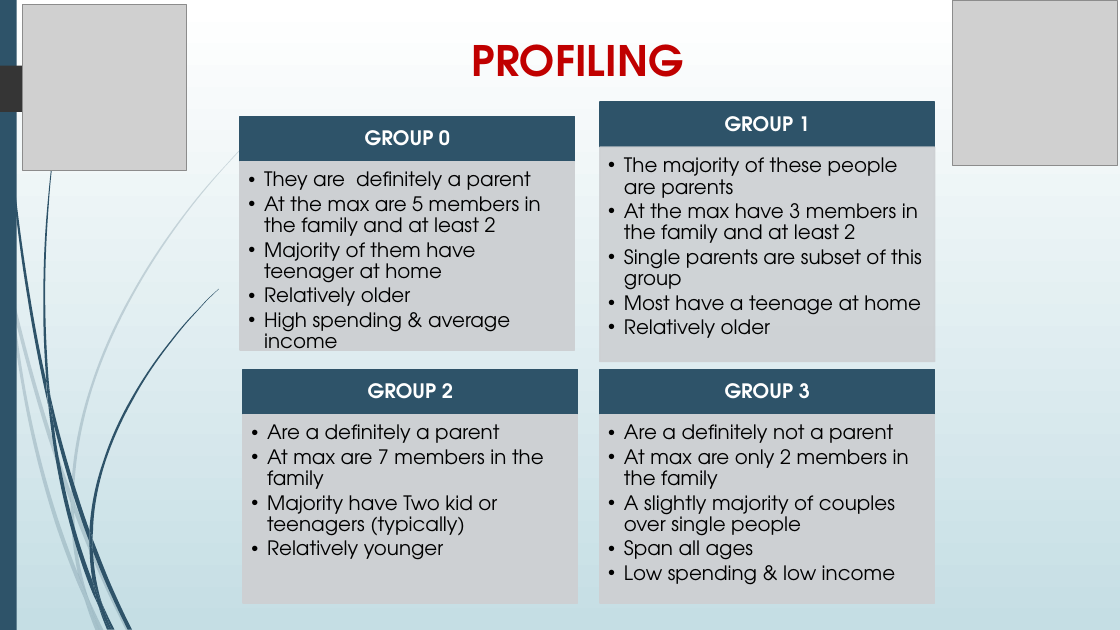
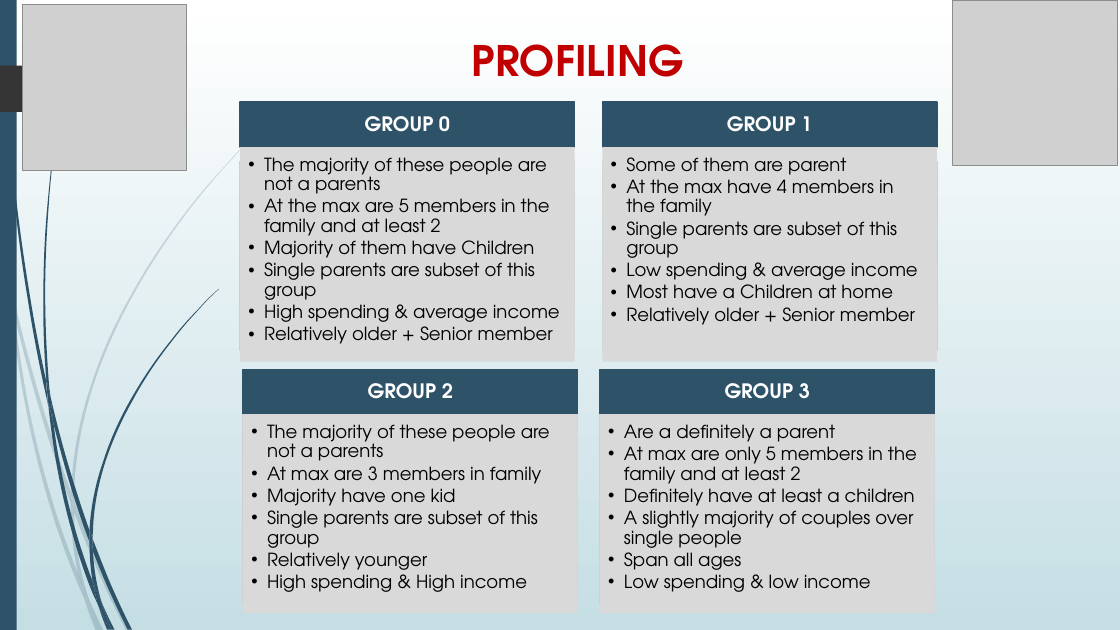
Before and after one commit to tukulkumar/Capstone-Project, a slide deck: slide 14 of Capstone Project.pptx. Drawn at 1120x630 pixels with LibreOffice and Linux fonts; fonts in the diff are those of the drawing; grey boxes stand for pictures. Boxes give left, top, right and bottom in pixels: in the first picture for what was removed or moved away, otherwise in the second. Text is boxed around its words. In the diff, an @@ line names an element or a change of style, - is before the commit and + after.

```diff
--- a/Capstone Project.pptx
+++ b/Capstone Project.pptx
@@ text "GROUP 0": place and size @@
-text "GROUP 0" at bbox=[365, 130, 450, 146]
+text "GROUP 0" at bbox=[365, 116, 450, 132]
@@ rectangle: place and size @@
-rectangle at bbox=[240, 117, 575, 162]
+rectangle at bbox=[240, 103, 575, 148]
@@ rectangle "The majority of these people ...": place and size @@
-rectangle "The majority of these people ..." at bbox=[264, 171, 541, 349]
+rectangle "The majority of these people ..." at bbox=[240, 147, 575, 361]
@@ fill none to #D9D9D9 in 4 elements at bbox=[600, 414, 934, 613], bbox=[240, 147, 575, 361], bbox=[243, 414, 577, 613], bbox=[602, 147, 937, 361] @@
@@ rectangle "Some of them are parent": place and size @@
-rectangle "Some of them are parent" at bbox=[624, 157, 922, 338]
+rectangle "Some of them are parent" at bbox=[602, 147, 937, 361]
@@ text in rectangle at bbox=[264, 157, 547, 199]: text changed; size 17 to 15.5 pt @@
-  •• They are definitely a parent
+  •• The majority of these people are not a parents
@@ rectangle: place and size @@
-rectangle at bbox=[600, 147, 934, 361]
+rectangle at bbox=[602, 161, 937, 350]
@@ text in rectangle at bbox=[626, 157, 894, 216]: text changed; size 17 to 15.5 pt @@
-  •• The majority of these people are parents
-  •• At the max have 3 members in the family and at least 2
+  •• Some of them are parent
+  •• At the max have 4 members in the family
@@ text in rectangle at bbox=[264, 198, 560, 327]: size 17 to 15.5 pt in "At the max are 5 members in ...", "High spending & average income" @@
@@ text in rectangle at bbox=[626, 221, 897, 263]: size 17 to 15.5 pt in "Single parents are subset of this group" @@
@@ text in rectangle at bbox=[264, 240, 535, 300]: text changed; size 17 to 15.5 pt @@
-  •• Majority of them have teenager at home
-  •• Relatively older
+  •• Majority of them have Children
+  •• Single parents are subset of this group
@@ text in rectangle at bbox=[626, 262, 918, 325]: text changed; size 17 to 15.5 pt @@
-  •• Most have a teenage at home
-  •• Relatively older
+  •• Low spending & average income
+  •• Most have a Children at home
+  •• Relatively older + Senior member
@@ text in rectangle at bbox=[264, 326, 553, 344]: paragraph added @@
+  •• Relatively older + Senior member
@@ rectangle "The majority of these people ...": place and size @@
-rectangle "The majority of these people ..." at bbox=[267, 424, 544, 560]
+rectangle "The majority of these people ..." at bbox=[243, 414, 577, 613]
@@ rectangle "Are a definitely a parent": place and size @@
-rectangle "Are a definitely a parent" at bbox=[624, 424, 909, 585]
+rectangle "Are a definitely a parent" at bbox=[600, 414, 934, 613]
@@ text in rectangle at bbox=[267, 424, 550, 548]: text changed; size 17 to 15.5 pt @@
-  •• Are a definitely a parent
-  •• At max are 7 members in the family
-  •• Majority have Two kid or teenagers (typically)
+  •• The majority of these people are not a parents
+  •• At max are 3 members in family
+  •• Majority have one kid
+  •• Single parents are subset of this group
@@ text in rectangle at bbox=[624, 424, 917, 506]: text changed; size 17 to 15.5 pt @@
-  •• Are a definitely not a parent
-  •• At max are only 2 members in the family
+  •• Are a definitely a parent
+  •• At max are only 5 members in the family and at least 2
+  •• Definitely have at least a children
@@ text in rectangle at bbox=[624, 510, 913, 592]: size 17 to 15.5 pt in "A slightly majority of couples over single ...", "Span all ages", "Low spending & low income" @@
@@ text in rectangle at bbox=[267, 547, 427, 570]: size 17 to 15.5 pt in "Relatively younger" @@
@@ text in rectangle at bbox=[267, 574, 527, 592]: paragraph added @@
+  •• High spending & High income
```
Also in this commit, not shown: 1 other slide changed, 2 other files.
